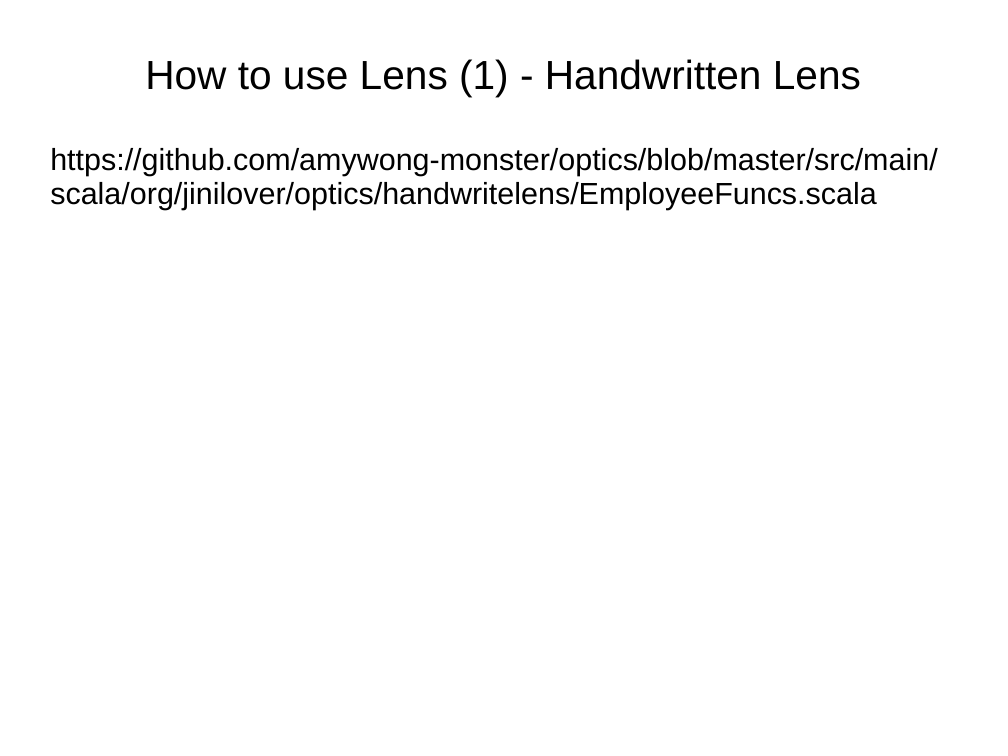
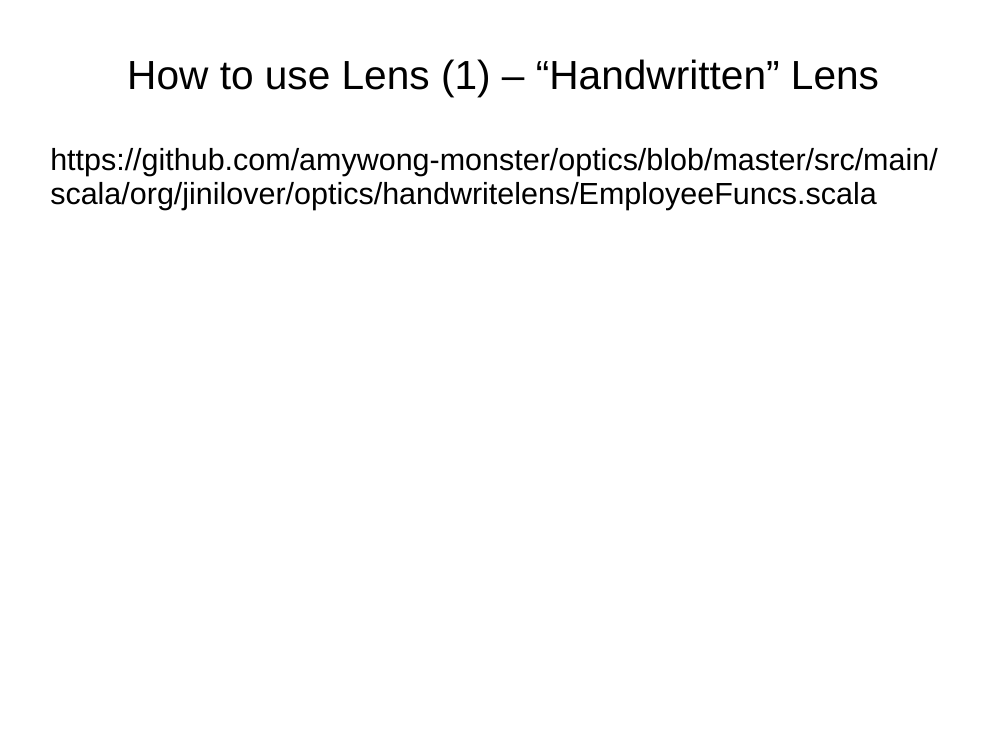
Before and after one commit to amywong-monster/Presentations, a slide deck: slide 6 of 2021-08-05-Update-immutable-data.ppt. Drawn at 1008x756 pixels with LibreOffice and Linux fonts; fonts in the diff are those of the drawing. Boxes give left, top, right and bottom in pixels: in the first picture for what was removed or moved away, otherwise in the second. Text is boxed around its words. In the diff, an @@ line names an element or a change of style, - is before the commit and + after.

```diff
--- a/2021-08-05-Update-immutable-data.ppt
+++ b/2021-08-05-Update-immutable-data.ppt
@@ title at <box>127,59,879,97</box>: text changed @@
-How to use Lens (1) - Handwritten Lens
+How to use Lens (1) – “Handwritten” Lens
```
Also in this commit, not shown: 2 other slides changed, 6 slides added.
